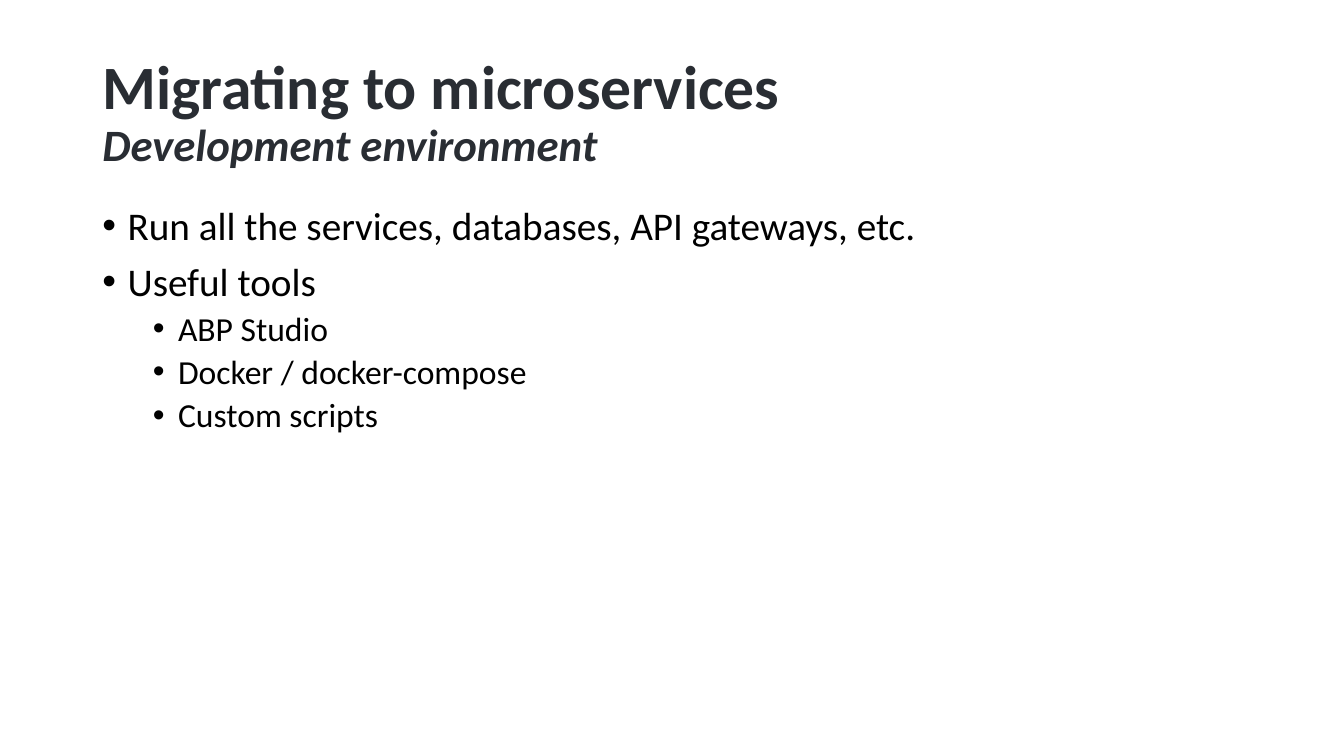
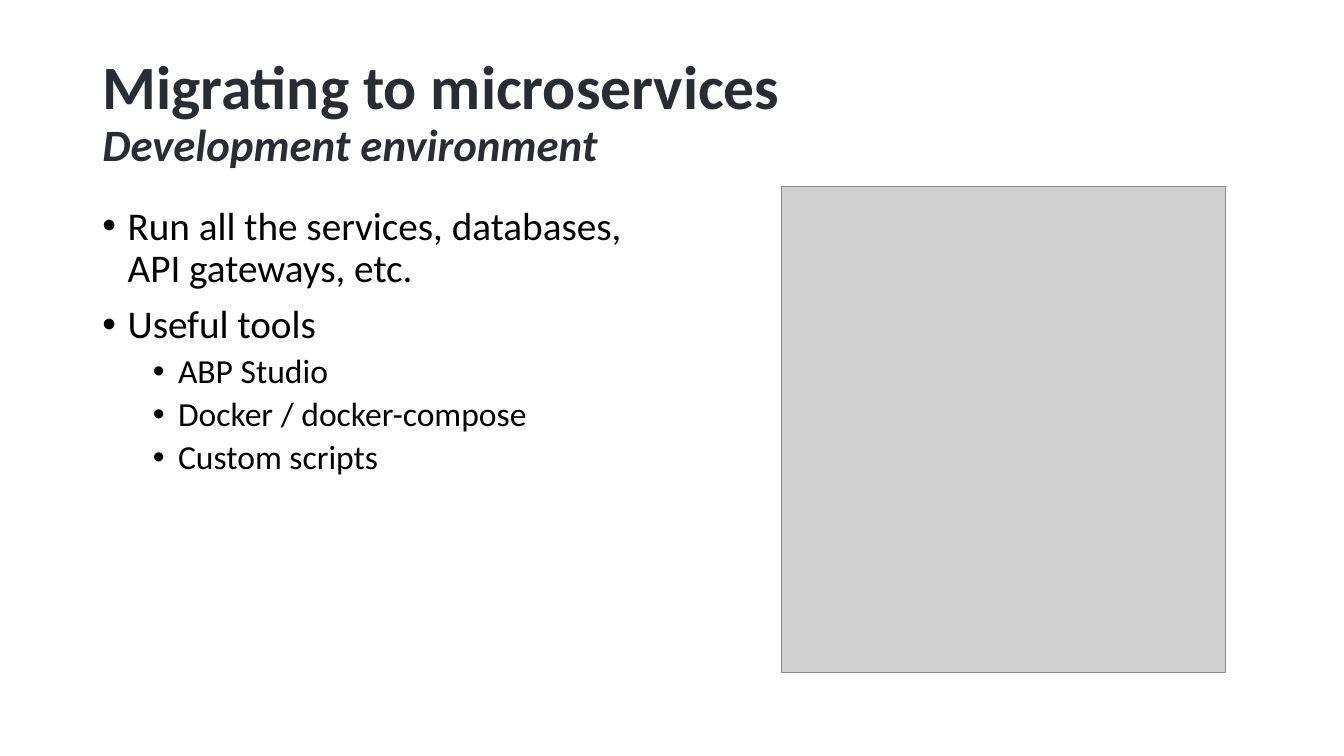
Before and after one commit to hikalkan/presentations, a slide deck: slide 53 of 2024-05-09 Designing Monolith First for Microservice Architecture/Monolith First Presentation.pptx. Drawn at 1344x756 pixels with LibreOffice and Linux fonts; fonts in the diff are those of the drawing; grey boxes stand for pictures; background and template pictures are left out. Boxes give left, top, right and bottom in pixels: in the first picture for what was removed or moved away, otherwise in the second. Text is boxed around its words. In the diff, an @@ line names an element or a change of style, - is before the commit and + after.

```diff
--- a/2024-05-09 Designing Monolith First for Microservice Architecture/Monolith First Presentation.pptx
+++ b/2024-05-09 Designing Monolith First for Microservice Architecture/Monolith First Presentation.pptx
@@ text "Run all the services, databases, ..." rewrapped from (128, 212, 915, 433) to (128, 212, 622, 475) @@
@@ picture added at (781, 187, 1226, 673) @@
```
Also in this commit, not shown: 1 other slide changed.
